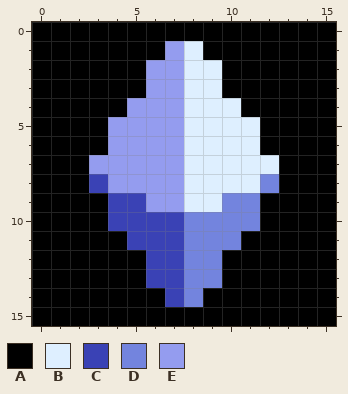
A pixel-art sprite gets an edit: res/crystal3.png. The picture above was drawn from the file before the commit.
The file is 32x32 pixels, drawn in blocks of 2x2; one block is one cell here.
Palette (. is transparent): A #000000  B #deefff  C #3a42b5  D #7384de  E #949cef
And afterwards:
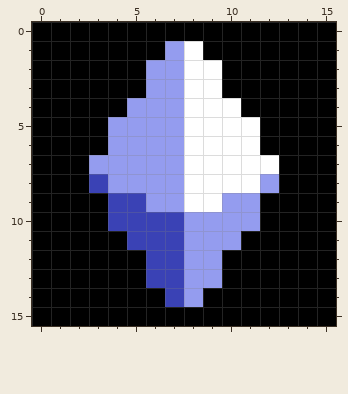
Change:
colour B: #deefff -> #ffffff
y 8: x 12 D -> E
y 9: x 10..11 DD -> EE
y 10: x 8..11 DDDD -> EEEE
y 11: x 8..10 DDD -> EEE
y 12..13: x 8..9 DD -> EE
y 14: x 8 D -> E
Changed places in both pictures, as pixel boxes (x1, y1, x2, y2):
changed: (184, 41, 279, 307)
